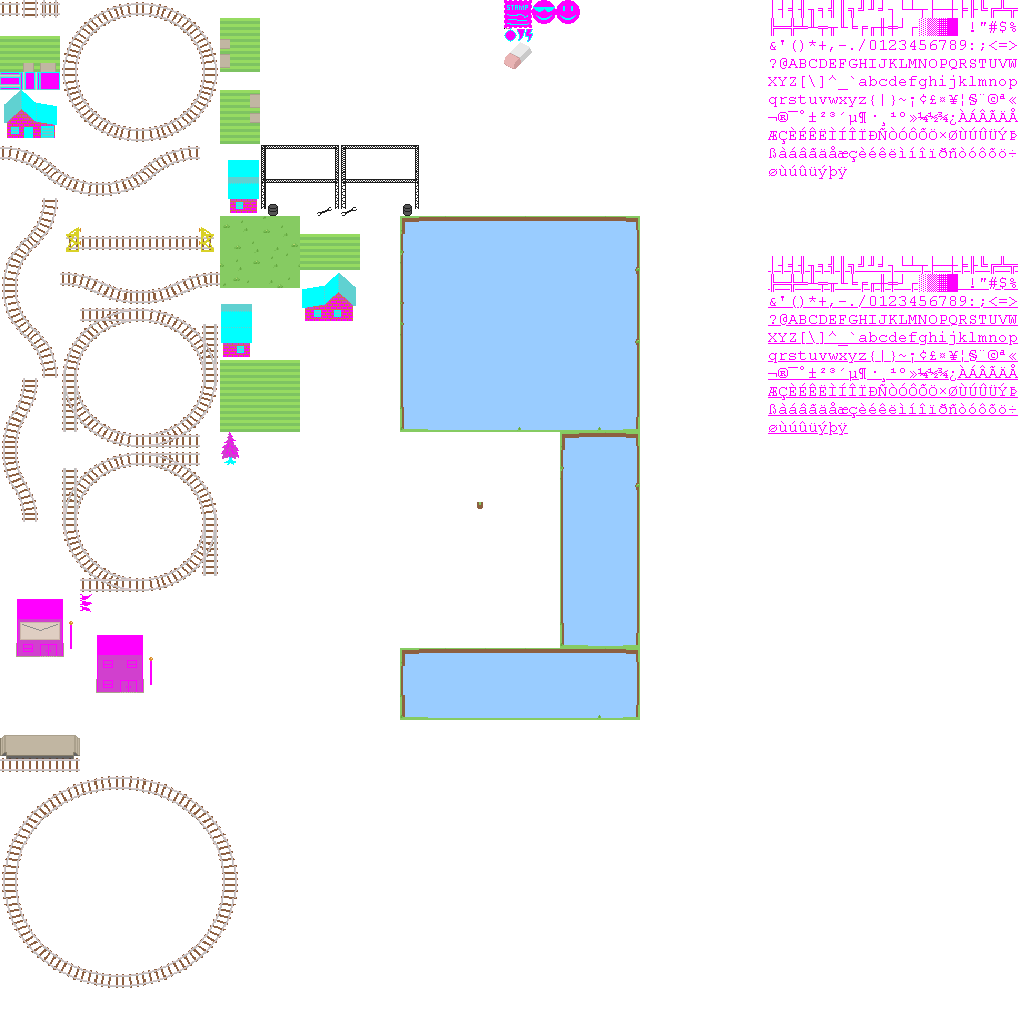
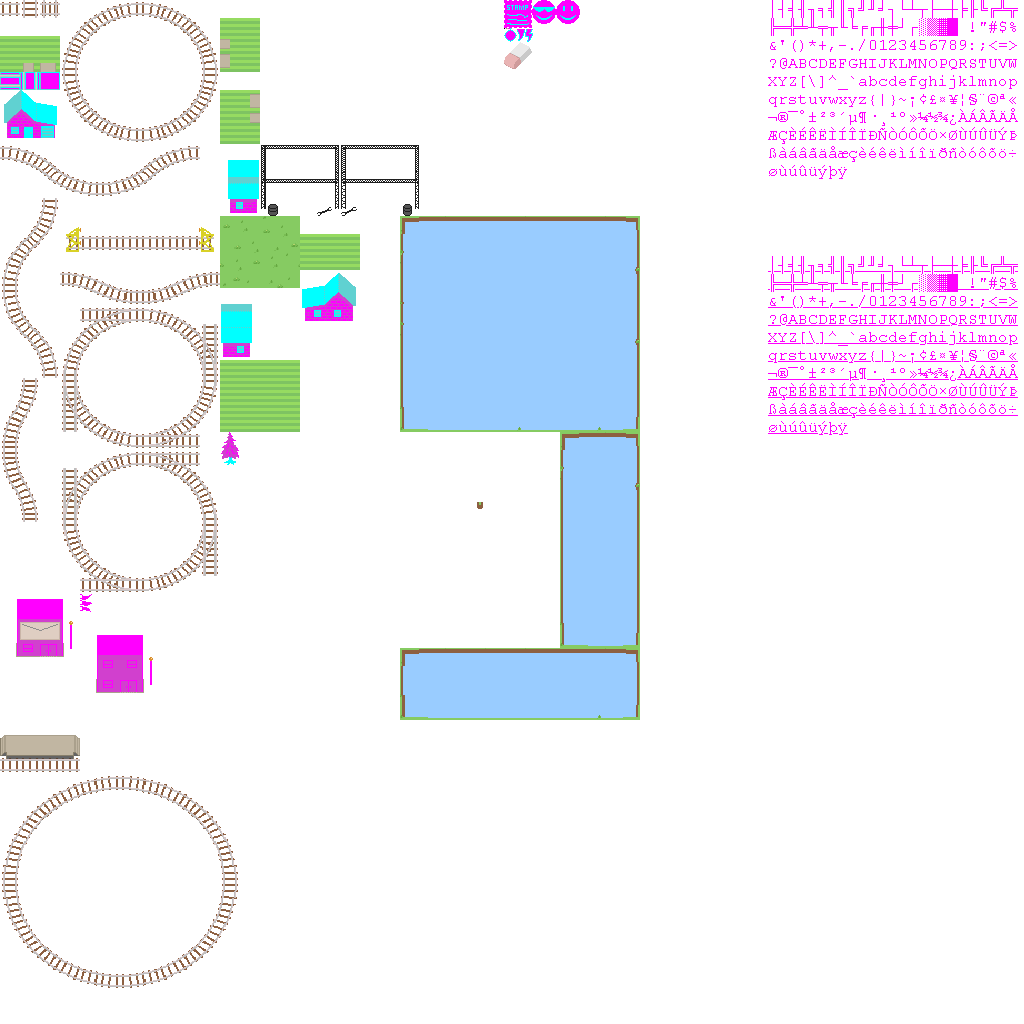
Comparing the layer stacks of the two 1024x1024 images. Changes:
painted on "base.png copy" over [7, 109, 353, 357]
